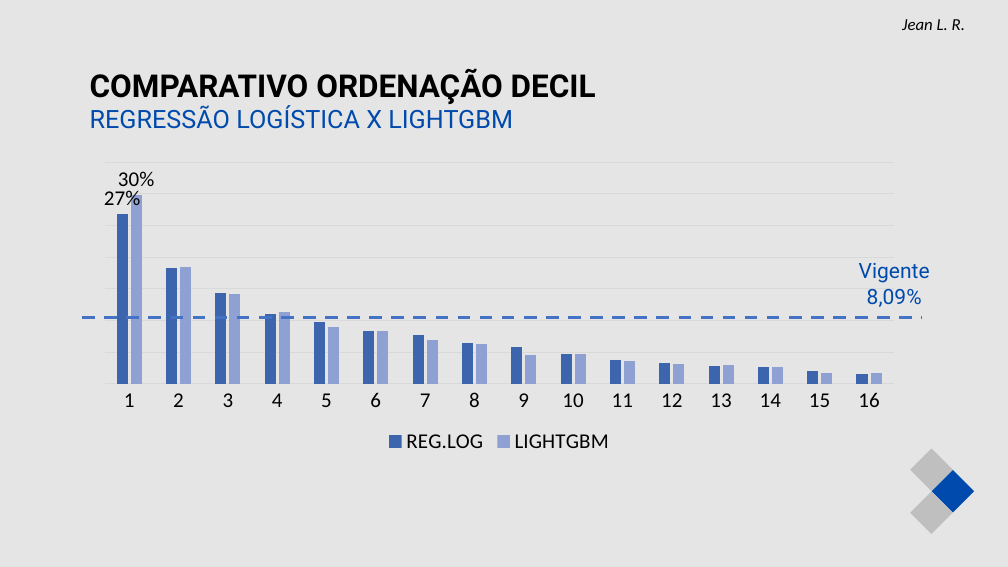
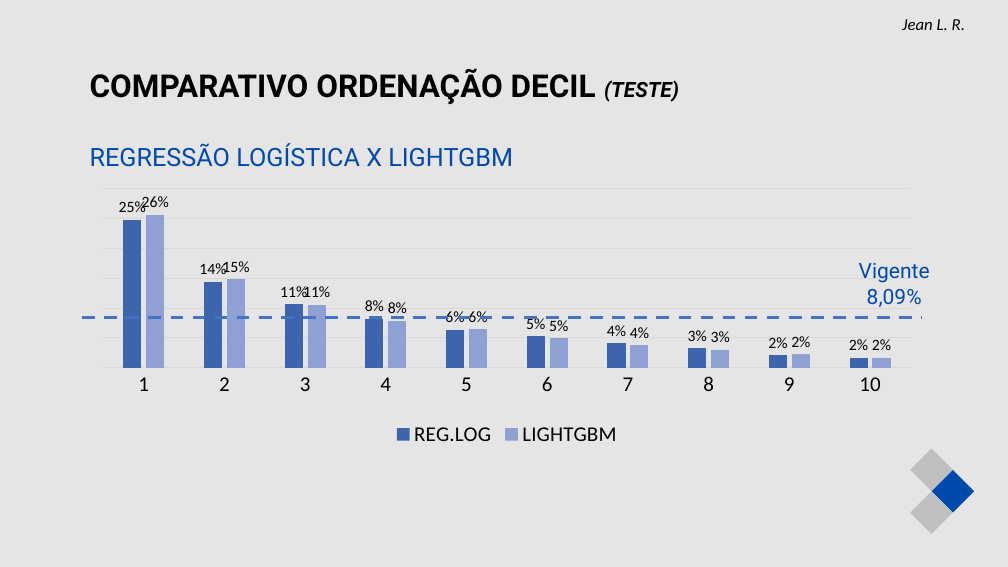
Before and after one commit to jeanlr/pod-bank-application, a slide deck: slide 15 of Projeto_Reducao_Inadimplencia_Pod_Bank.pptx. Drawn at 1008x567 pixels with LibreOffice and Linux fonts; fonts in the diff are those of the drawing. Boxes give left, top, right and bottom in pixels: in the first picture for what was removed or moved away, otherwise in the second. Text is boxed around its words. In the diff, an @@ line names an element or a change of style, - is before the commit and + after.

```diff
--- a/Projeto_Reducao_Inadimplencia_Pod_Bank.pptx
+++ b/Projeto_Reducao_Inadimplencia_Pod_Bank.pptx
@@ text at (90,68,679,104): text changed @@
-COMPARATIVO ORDENAÇÃO DECIL
+COMPARATIVO ORDENAÇÃO DECIL (TESTE)
@@ column chart at (92,175,923,451) @@
-categories: 1, 2, 3, 4, 5, 6, 7, 8, 9, 10, 11, 12, 13, 14, 15, 16
+categories: 1, 2, 3, 4, 5, 6, 7, 8, 9, 10
-REG.LOG: 0.268202, 0.182538, 0.143459, 0.109456, 0.097363, 0.083086, 0.077227, 0.064371, 0.058722, 0.046941, 0.037128, 0.033576, 0.028529, 0.025813, 0.020797, 0.015527
+REG.LOG: 0.25, 0.14, 0.11, 0.08, 0.06, 0.05, 0.04, 0.03, 0.02, 0.02
@@ data labels of REG.LOG added @@
-LIGHTGBM: 0.297994, 0.184589, 0.141477, 0.113974, 0.090188, 0.083499, 0.069623, 0.06219, 0.04559, 0.047324, 0.036174, 0.031962, 0.02998, 0.025768, 0.017592, 0.016596
+LIGHTGBM: 0.26, 0.15, 0.11, 0.08, 0.06, 0.05, 0.04, 0.03, 0.02, 0.02
@@ data labels of LIGHTGBM added @@
@@ plot area changed @@
@@ column chart: place and size @@
-column chart at (88,156,910,458)
+column chart at (92,175,923,451)
```
Also in this commit, not shown: 7 other slides changed.
